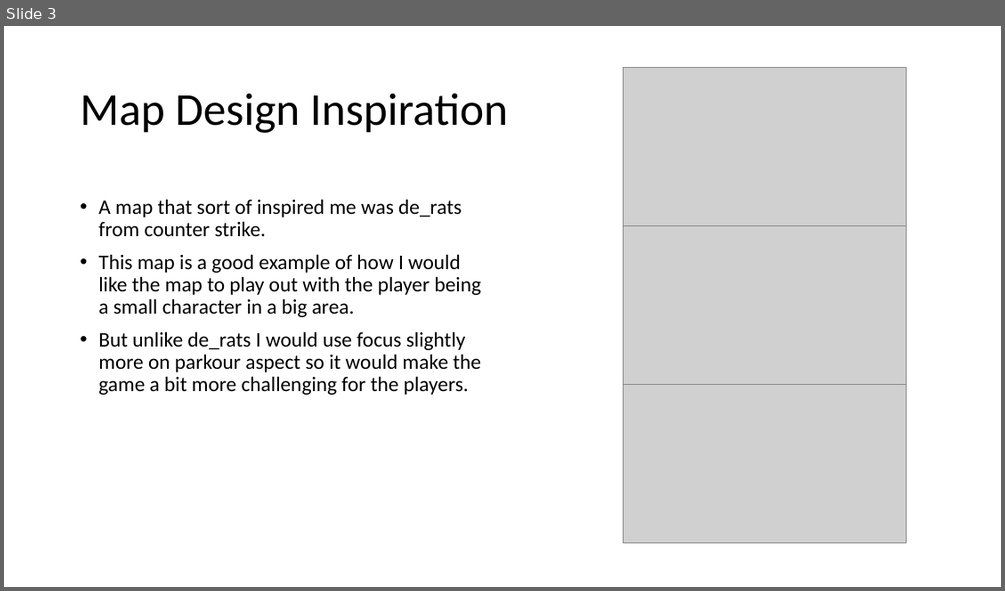
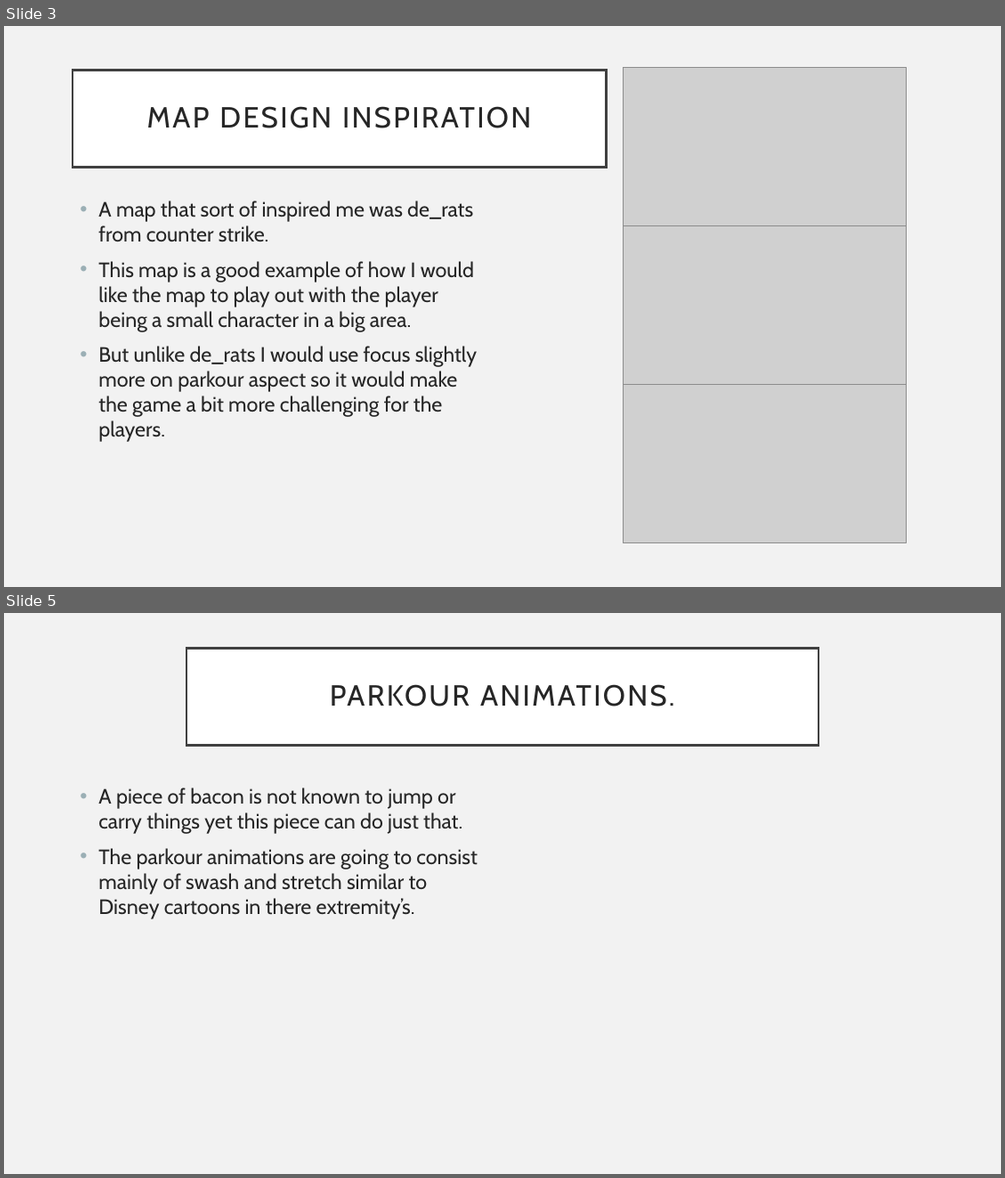
Before and after one commit to lcifty/College, a slide deck: College/FMP/Bacon Bandit.pptx. Shown one above the other, each under a label of ours: slide 3 before the commit, slides 3 and 5 after it; the slides between them are not shown. The pictures are 1005x591 and 1005x1178 pixels, drawn with LibreOffice and Linux fonts; fonts in the diff are those of the drawing; grey boxes stand for pictures. Boxes give left, top, right and bottom in pixels: in the first picture for what was removed or moved away, otherwise in the second. Text is boxed around its words. In the diff, an @@ line names an element or a change of style, - is before the commit and + after.

```diff
--- a/College/FMP/Bacon Bandit.pptx
+++ b/College/FMP/Bacon Bandit.pptx
@@ slide 5 added at bbox=[4, 613, 1001, 1174], background #F2F2F2 @@
@@ title added at bbox=[186, 648, 818, 746], fill #FFFFFF, outline #404040 2.5 pt, 28 pt, text #262626 @@
+PARKOUR ANIMATIONS.
@@ text added at bbox=[98, 787, 477, 919], 20 pt, text #262626 @@
+• A piece of bacon is not known to jump or carry things yet this piece can do just that.
+• The parkour animations are going to consist mainly of swash and stretch similar to Disney cartoons in there extremity’s.
@@ slide 3 changed as well @@
@@ background #FFFFFF to #F2F2F2 @@
@@ title "MAP DESIGN INSPIRATION": place and size @@
-title "MAP DESIGN INSPIRATION" at bbox=[80, 93, 508, 133]
+title "MAP DESIGN INSPIRATION" at bbox=[73, 70, 607, 168]
@@ title "MAP DESIGN INSPIRATION" at bbox=[73, 70, 607, 168]: fill none to #FFFFFF; outline none to #404040 2.5 pt @@
@@ title at bbox=[147, 106, 531, 128]: text changed; size 44 to 28 pt; font Calibri to Cabin; text colour #000000 to #262626 @@
-Map Design Inspiration
+MAP DESIGN INSPIRATION
@@ text "A map that sort of ..." at bbox=[98, 200, 477, 442]: font Calibri to Cabin, text colour #000000 to #262626; line spacing 0.9 to 1 @@
```
Also in this commit, not shown: 3 other slides changed, 2 other slides added, 4 slides removed.
